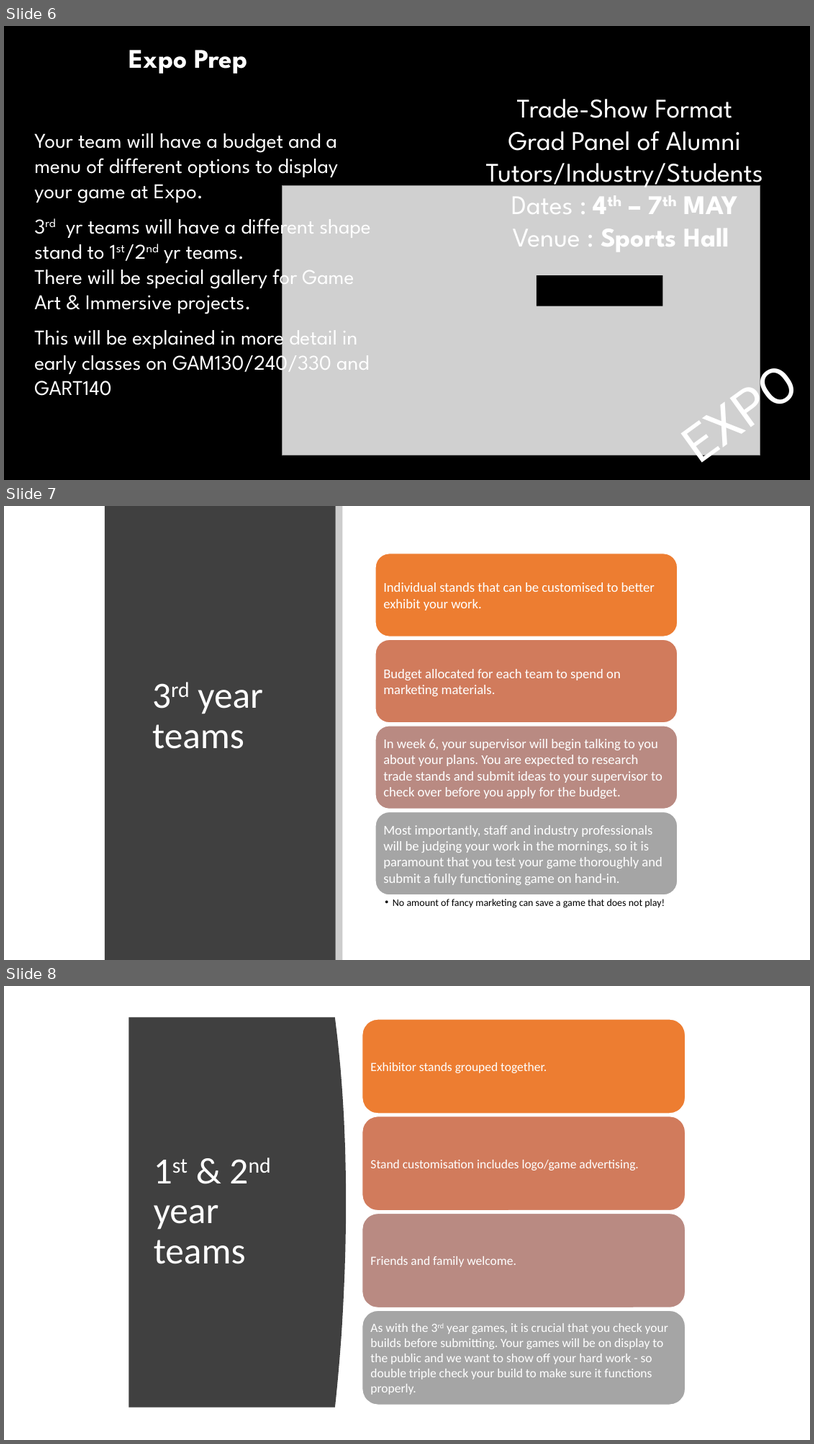
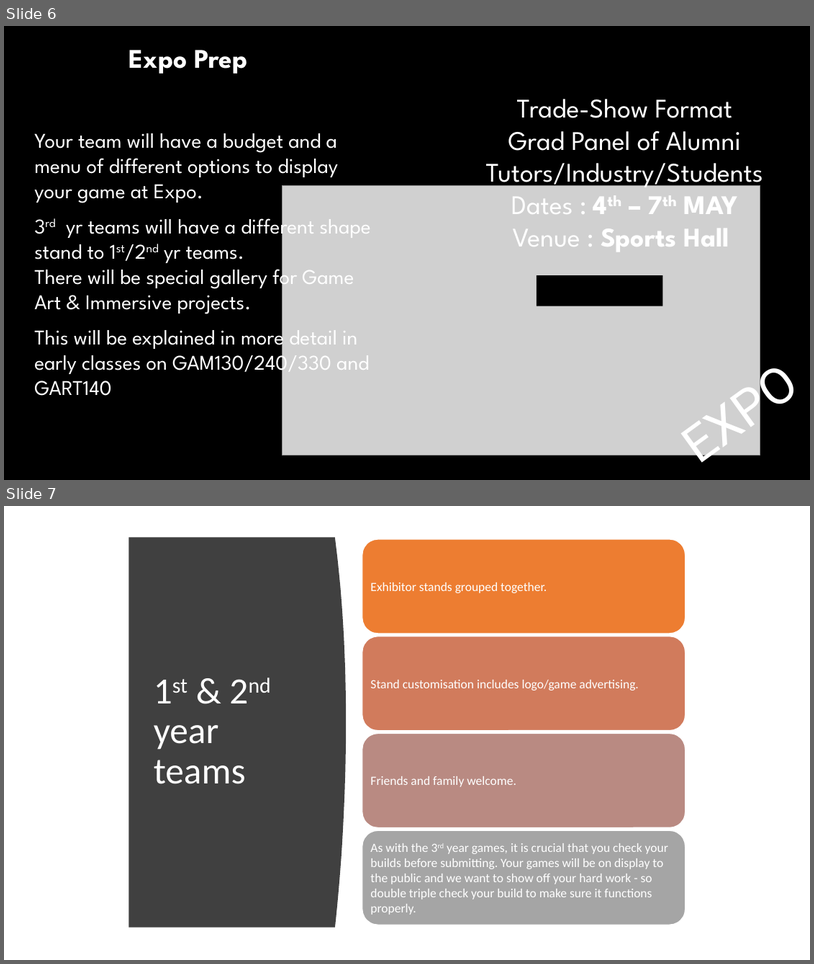
Before and after one commit to Falmouth-Games-Academy/ba-course-materials, a slide deck: GAM130/01/Expo announcement Deck REVISED.pptx. Shown one above the other, each under a label of ours: slides 6, 7 and 8 before the commit, slides 6 and 7 after it. The pictures are 814x1444 and 814x964 pixels, drawn with LibreOffice and Linux fonts; fonts in the diff are those of the drawing; grey boxes stand for pictures. Boxes give left, top, right and bottom in pixels: in the first picture for what was removed or moved away, otherwise in the second. Text is boxed around its words. In the diff, an @@ line names an element or a change of style, - is before the commit and + after.

Commit message:
Removed 3rd year content

```diff
--- a/GAM130/01/Expo announcement Deck REVISED.pptx
+++ b/GAM130/01/Expo announcement Deck REVISED.pptx
@@ slide 7 removed at [4,506,810,960], background #FFFFFF @@
@@ rectangle removed at [105,506,336,960] @@
@@ rectangle removed at [335,506,343,960] @@
@@ title removed at [152,690,263,749] @@
-3rd year teams
@@ group removed at [376,554,677,908]: 5 texts, 4 rounded rectangles @@
-Individual stands that can be customised to better exhibit your work.
-Budget allocated for each team to spend on marketing materials.
-In week 6, your supervisor will begin talking to you about your plans. You are expected to research trade stands and submit ideas to your supervisor to check over before you apply for the budget.
-Most importantly, staff and industry professionals will be judging your work in the mornings, so it is paramount that you test your game thoroughly and submit a fully functioning game on hand-in.
-  • No amount of fancy marketing can save a game that does not play!
@@ what was slide 8 is now slide 7 @@
```
Also in this commit, not shown: 1 slide changed, 1 other file.
